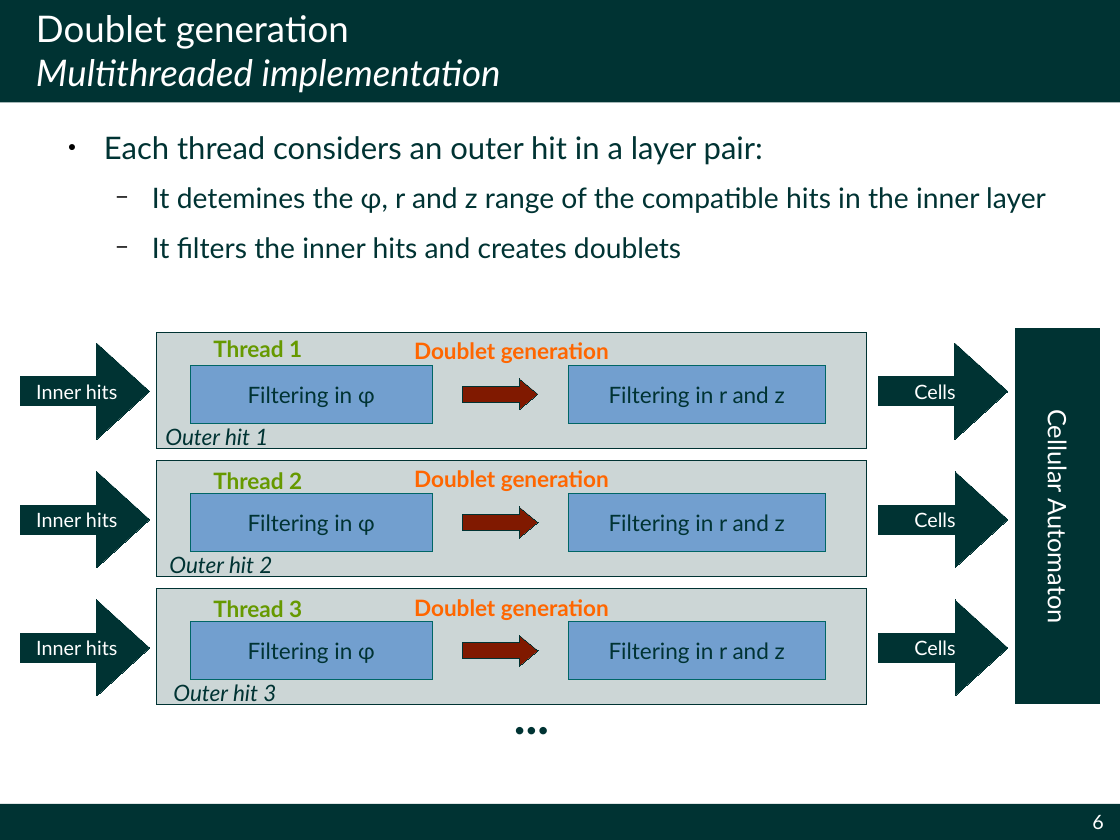
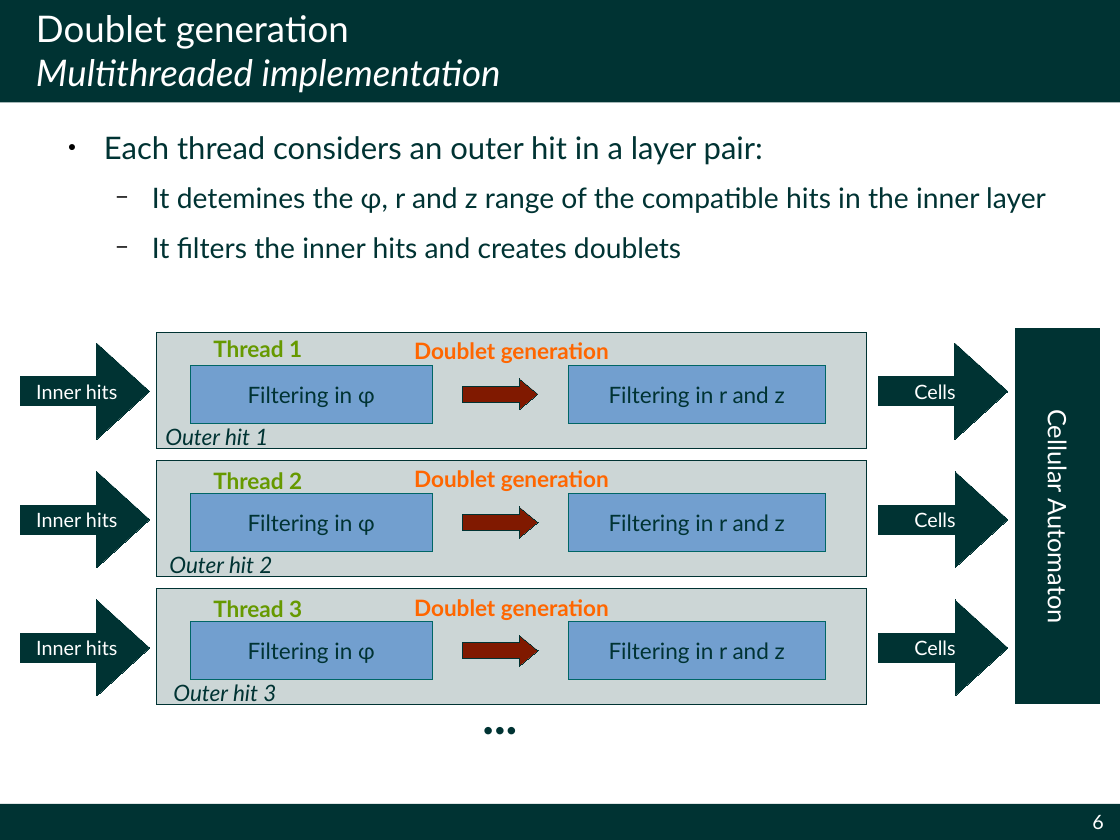
Before and after one commit to simonecid/MetropolisODP, a slide deck: slide 6 of Demo.odp. Drawn at 1120x840 pixels with LibreOffice and Linux fonts; fonts in the diff are those of the drawing; background and template pictures are left out. Boxes give left, top, right and bottom in pixels: in the first picture for what was removed or moved away, otherwise in the second. Text is boxed around its words. In the diff, an @@ line names an element or a change of style, - is before the commit and + after.

Commit message:
Fixed font and layout bug in last demo slide

```diff
--- a/Demo.odp
+++ b/Demo.odp
@@ text "...": place and size @@
-text "..." at box(504, 642, 565, 788)
+text "..." at box(409, 650, 593, 780)
@@ text "..." at box(409, 650, 593, 780): alignment left to right @@
```
Also in this commit, not shown: 2 other files.
